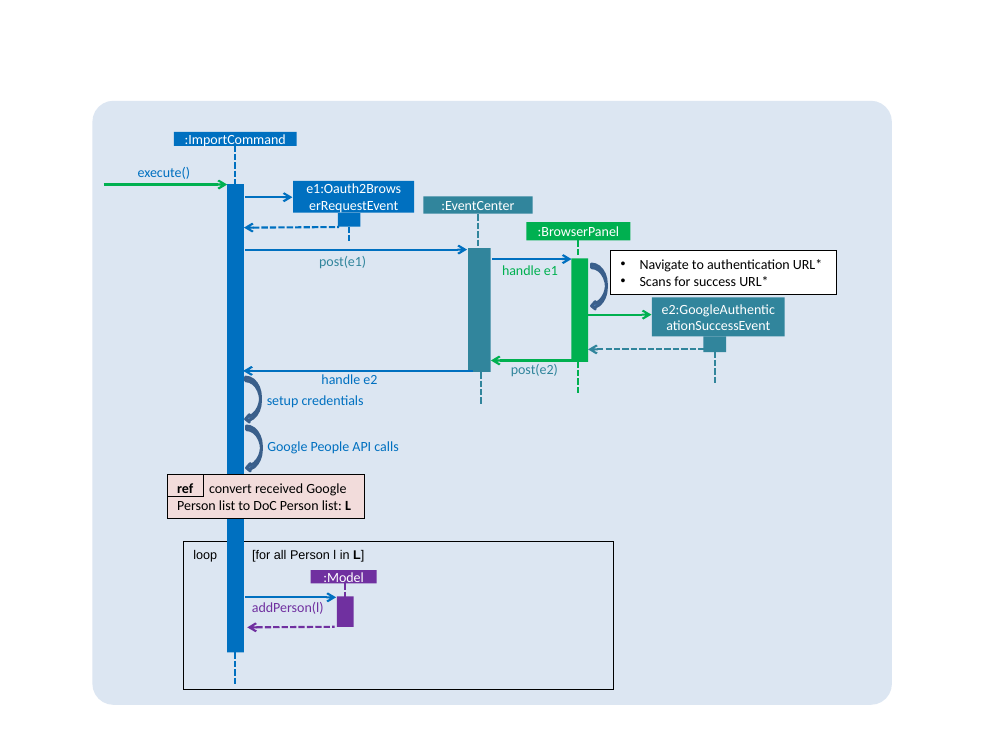
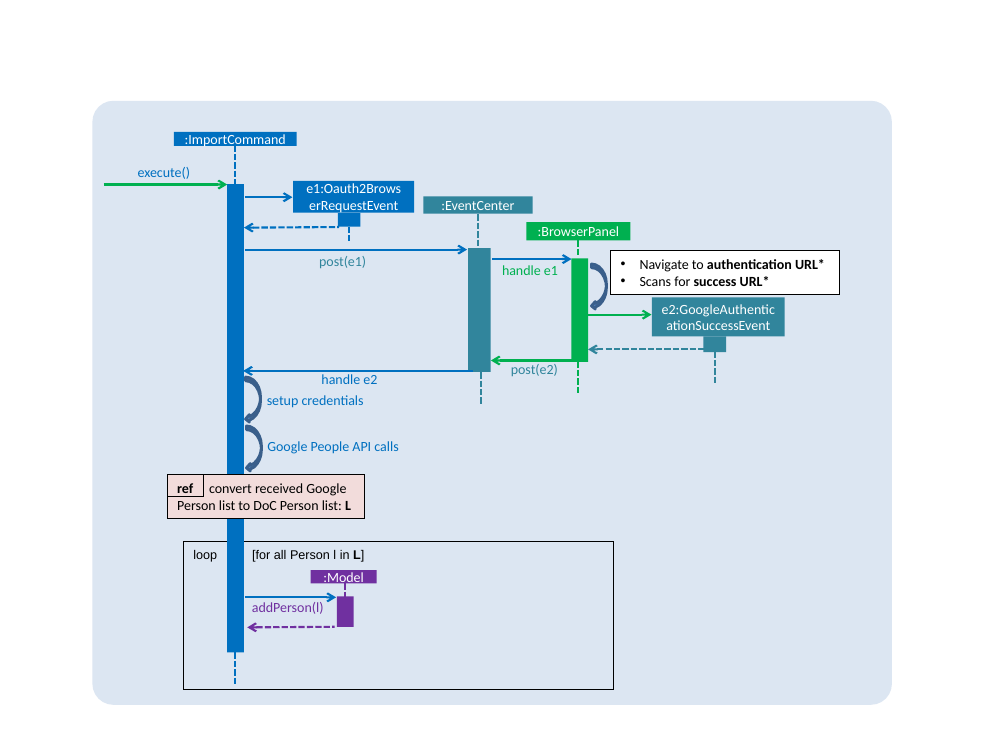
Before and after one commit to soonwj/addressbook-level4, a slide deck: slide 1 of docs/diagrams/AuthenticationSequenceDiagram.pptx. Drawn at 1008x756 pixels with LibreOffice and Linux fonts; fonts in the diff are those of the drawing. Boxes give left, top, right and bottom in pixels: in the first picture for what was removed or moved away, otherwise in the second. Text is boxed around its words. In the diff, an @@ line names an element or a change of style, - is before the commit and + after.

```diff
--- a/docs/diagrams/AuthenticationSequenceDiagram.pptx
+++ b/docs/diagrams/AuthenticationSequenceDiagram.pptx
@@ rectangle "Navigate to authentication URL*" at [611, 250, 840, 294]: bold on in "authentication URL*", "success URL*" @@
```
Also in this commit, not shown: 2 other files.
